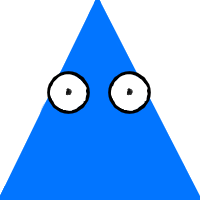
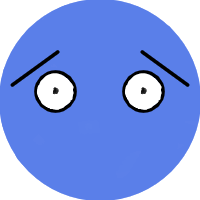
Before/after of a w=200, h=200 layered artwork. What changed in the layer stack:
added layer "Eyebrow2" above "Eyebrow1" over [0,0,200,200]
added layer "Eyebrow1" above "Eyes2" over [0,0,128,128]
renamed "Eyes" to "Eyes2", painted on it over [0,0,200,128]
renamed "Eyes" to "Eyes1", painted on it over [0,0,200,200]
hid "Paint Layer 1", painted on it over [0,0,200,200]
added layer "Butt if needed" above "Playercircle" over [0,0,200,200]
added layer "Playercircle" above "Background" over [0,0,200,200]
hid "Background" over [0,0,200,200]
